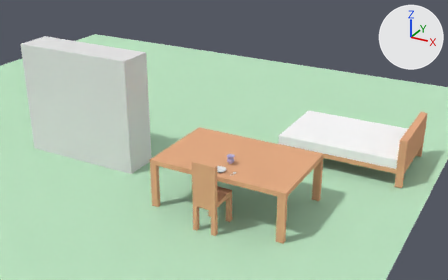
Renders of the Blender file OBJECTS VOLUME 1/OPEN_SORCER_ZMOD2.blend from each side of a commit.
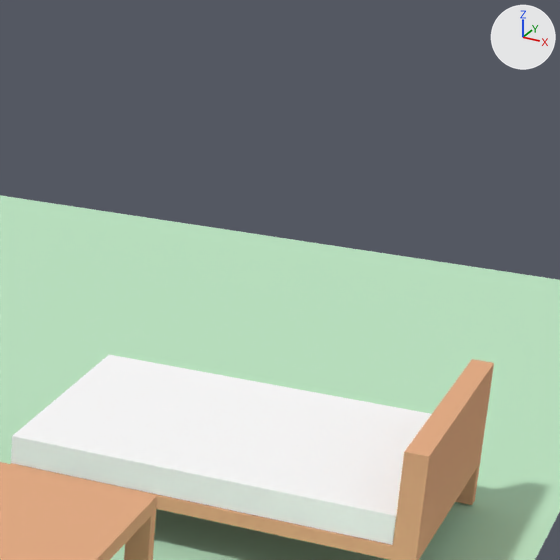
Each version appears first whole from a 50 mm lens placed at (9.84, -12.76, 6.67), pointed at (3.31, -0.88, 0.73), and next in a close-up on the part from 61% to 100% of the width and 0% to 62% of the height. Lighting does not change. The marker at upper right points along +X, +Y and +Z.

Names of what the first close-up shows: 'Plane', 'cama', 'colchão', 'mesa'.
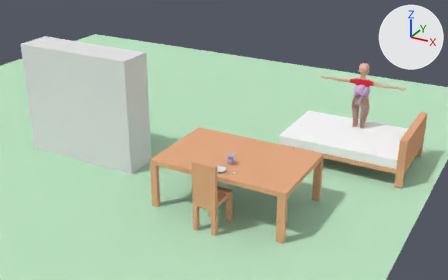
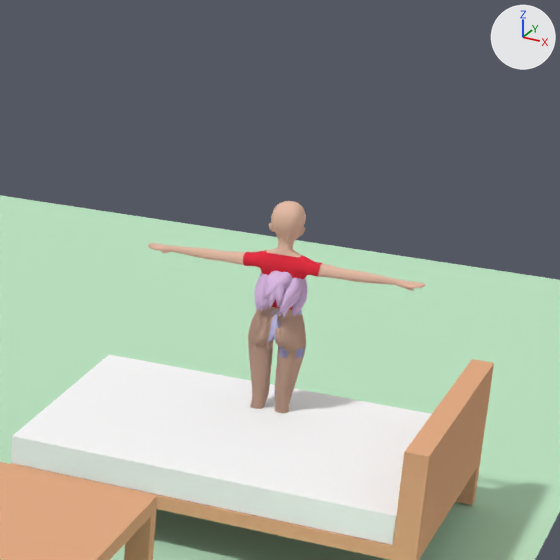
Changed parts and their boxes [x1, y1, x2, y2] in the close-ups (560 x 560 px):
'zmod.001', shown (beige)
    after: [148, 201, 425, 413]
'Circle.000_Circle.008', shown (purple)
    after: [254, 271, 307, 319]
'blusa', shown (red)
    after: [243, 250, 322, 310]
'calsa', shown
    after: [268, 309, 305, 396]

The change, as a list of edits to the scene's bpy script:
```text
Change ob_circle_000_circle_008:
    remove ob_circle_000_circle_008.hide_set(True)  # its collection is switched off
Change ob_zmod_001:
    remove ob_zmod_001.hide_set(True)  # its collection is switched off
    ob_zmod_001.location: (0.0, 0.0, 0.0) -> (5.817, 1.615, 1.132)
    ob_zmod_001.rotation_euler: (0.0, 0.0, 0.0) -> (1.571, 0.0, 0.0)  # degrees (0, 0, 0) -> degrees (90, 0, 0)
Change ob_calsa:
    remove ob_calsa.hide_set(True)  # its collection is switched off
    ob_calsa.location: (0.0, 0.0, 0.0) -> (5.817, 1.615, 1.132)
    ob_calsa.rotation_euler: (0.0, 0.0, 0.0) -> (1.571, 0.0, 0.0)  # degrees (0, 0, 0) -> degrees (90, 0, 0)
Change ob_blusa:
    remove ob_blusa.hide_set(True)  # its collection is switched off
    ob_blusa.location: (0.0, 0.0, 0.0) -> (5.817, 1.615, 1.132)
    ob_blusa.rotation_euler: (0.0, 0.0, 0.0) -> (1.571, 0.0, 0.0)  # degrees (0, 0, 0) -> degrees (90, 0, 0)
```
